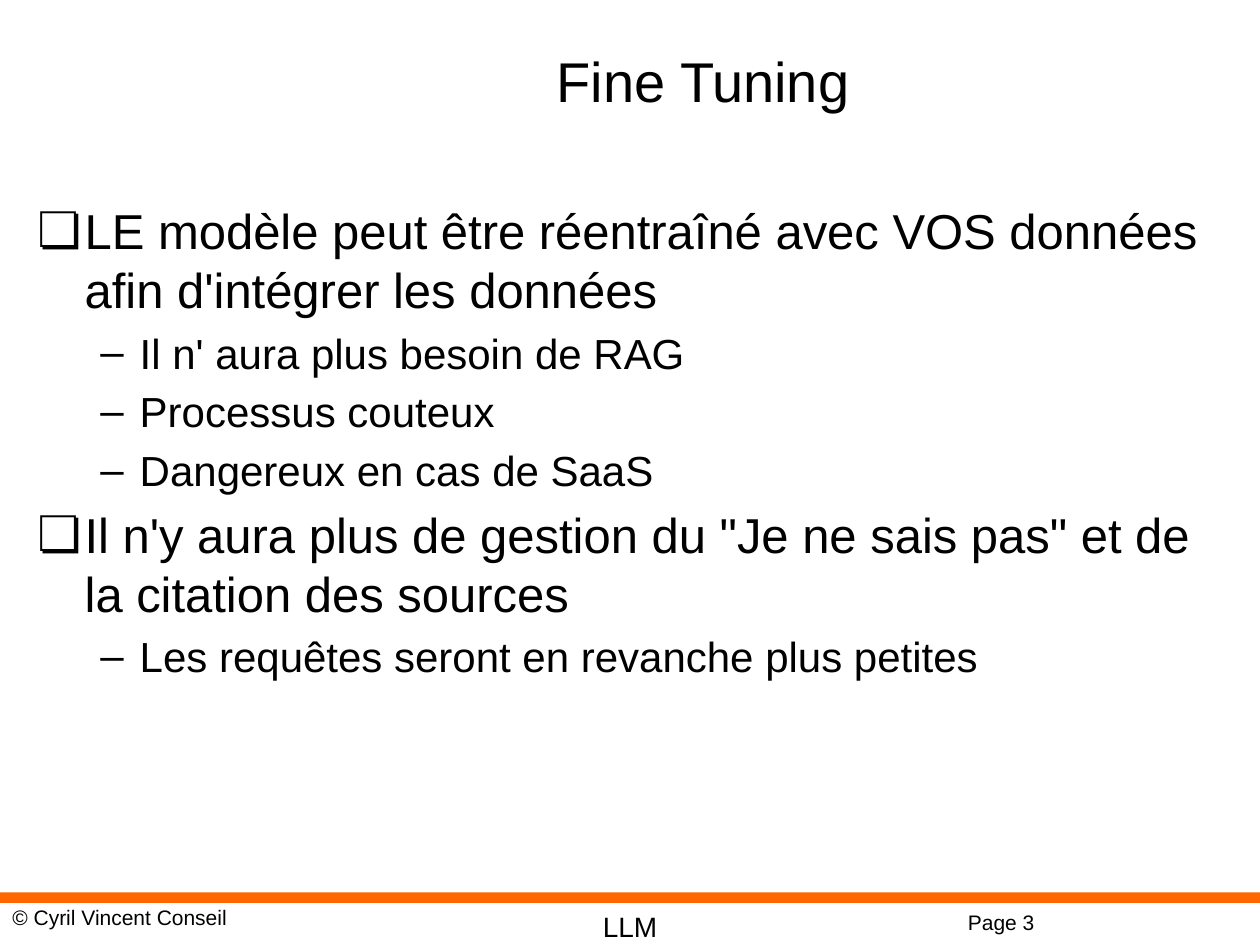
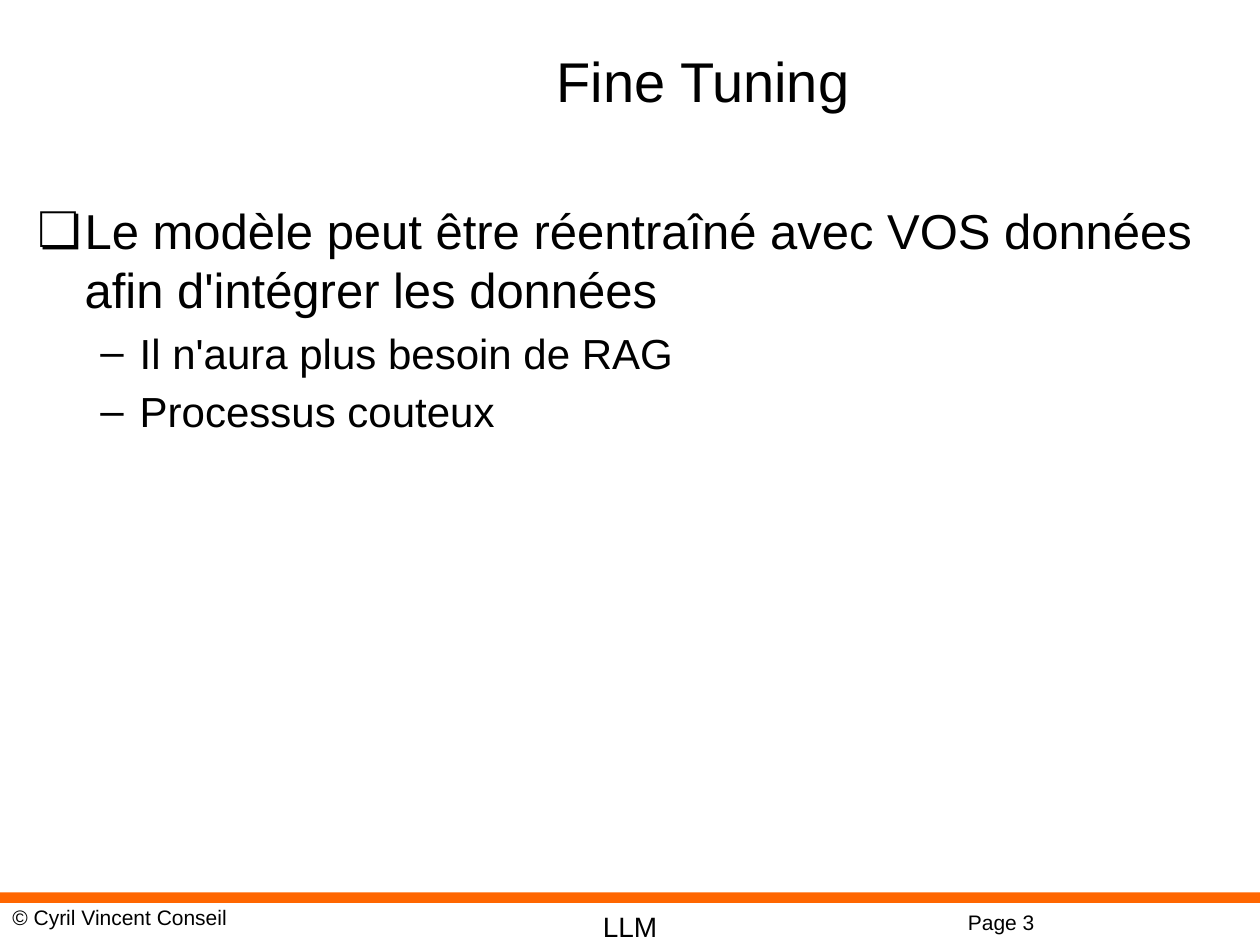
Before and after one commit to cyrilvincent/rag, a slide deck: slide 3 of ppt/RAG13-FineTuning.pptx. Drawn at 1260x945 pixels with LibreOffice and Linux fonts; fonts in the diff are those of the drawing; background and template pictures are left out. Boxes give left, top, right and bottom in pixels: in the first picture for what was removed or moved away, otherwise in the second. Text is boxed around its words. In the diff, an @@ line names an element or a change of style, - is before the commit and + after.

```diff
--- a/ppt/RAG13-FineTuning.pptx
+++ b/ppt/RAG13-FineTuning.pptx
@@ text at [85,213,1192,377]: text changed @@
-❏ LE modèle peut être réentraîné avec VOS données afin d'intégrer les données
-  – Il n' aura plus besoin de RAG
+❏ Le modèle peut être réentraîné avec VOS données afin d'intégrer les données
+  – Il n'aura plus besoin de RAG
@@ text at [85,455,1189,681]: paragraphs removed @@
-  – Dangereux en cas de SaaS
-❏ Il n'y aura plus de gestion du "Je ne sais pas" et de la citation des sources
-  – Les requêtes seront en revanche plus petites
```
Also in this commit, not shown: 12 slides added, 47 other files.
